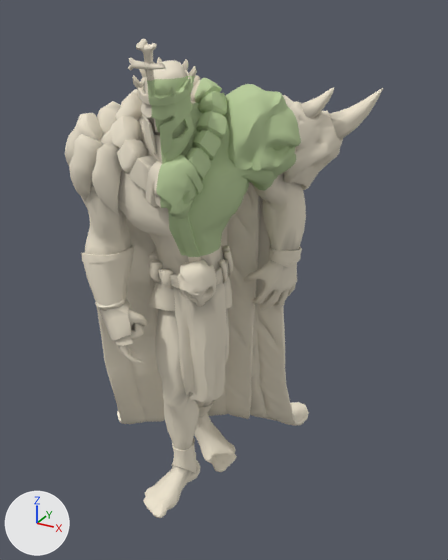
Two versions of the glTF model public/prototype/models/rebuilt-king-gaya.glb, one commit apart.
Rendered twice from a 50 mm lens placed at (1.06, -1.817, 1.722), pointed at (0.051, 0.017, 0.805). The lights are fixed; the arrows at lower left show +X, +Y and +Z. The older version comes first. Vertices at exactly the same position are counted once.

Before the edit, the objects in view are built like this:
```python
me_refined_king_gaya___clean_paint_boundaries = bpy.data.meshes.new('Refined_king-gaya · clean paint boundaries')
me_refined_king_gaya___clean_paint_boundaries.from_pydata(...)  # 12387 vertices, 24381 faces; spans x -0.54..0.54, y -0.49..0.49, z 0.0..1.65
# faces by material slot: [21392, 2989]
me_refined_king_gaya___clean_paint_boundaries.materials.append(mat_army)
me_refined_king_gaya___clean_paint_boundaries.materials.append(mat_accent1)
ob_king_gaya_source_surface = bpy.data.objects.new('king-gaya source surface', me_refined_king_gaya___clean_paint_boundaries)
ob_king_gaya_source_surface.location = (0.0, 0.0, 0.0)
```
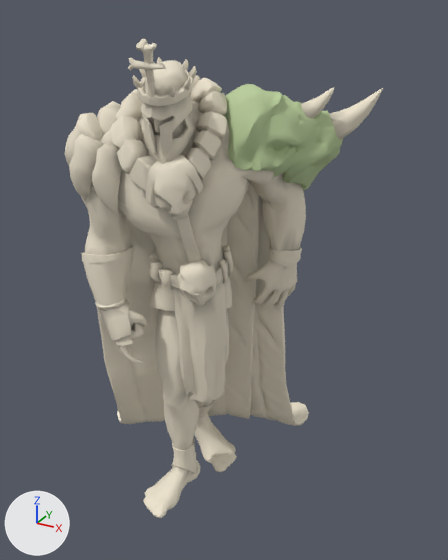
What changed in the scene script:
```text
Change me_refined_king_gaya___clean_paint_boundaries:
    used by ob_king_gaya_source_surface; location = (0.0, 0.0, 0.0)
    remove me_refined_king_gaya___clean_paint_boundaries.from_pydata(...)  # 12387 vertices, 24381 faces; spans x -0.54..0.54, y -0.49..0.49, z 0.0..1.65
    add me_refined_king_gaya___clean_paint_boundaries.from_pydata(...)  # 11597 vertices, 22992 faces; spans x -0.54..0.54, y -0.49..0.49, z 0.0..1.65
    me_refined_king_gaya___clean_paint_boundaries part 1: 21 vertices moved within x 0.08..0.43, y -0.45..0.09, z 0.9..1.55; 790 vertices removed from x 0.08..0.37, y -0.46..-0.06, z 0.98..1.57
    me_refined_king_gaya___clean_paint_boundaries part 2: 1168 faces spanning x 0.06..0.45, y -0.11..0.12, z 1.16..1.49 switch from mat_army to mat_accent1
    me_refined_king_gaya___clean_paint_boundaries part 3: 1524 faces spanning x 0.08..0.32, y -0.45..-0.11, z 1.02..1.55 switch from mat_accent1 to mat_army
    other edits to the shape of me_refined_king_gaya___clean_paint_boundaries do not show in these pictures
```

Where the change shows, as pixel boxes (x1, y1, x2, y2) in the pictures (448 x 560 px):
part 1 of me_refined_king_gaya___clean_paint_boundaries, reshaped: before (142, 57, 309, 266); after (143, 71, 195, 97)
part 2 of me_refined_king_gaya___clean_paint_boundaries, recoloured: (282, 95, 343, 190) in both
part 3 of me_refined_king_gaya___clean_paint_boundaries, recoloured: (148, 78, 277, 255) in both
